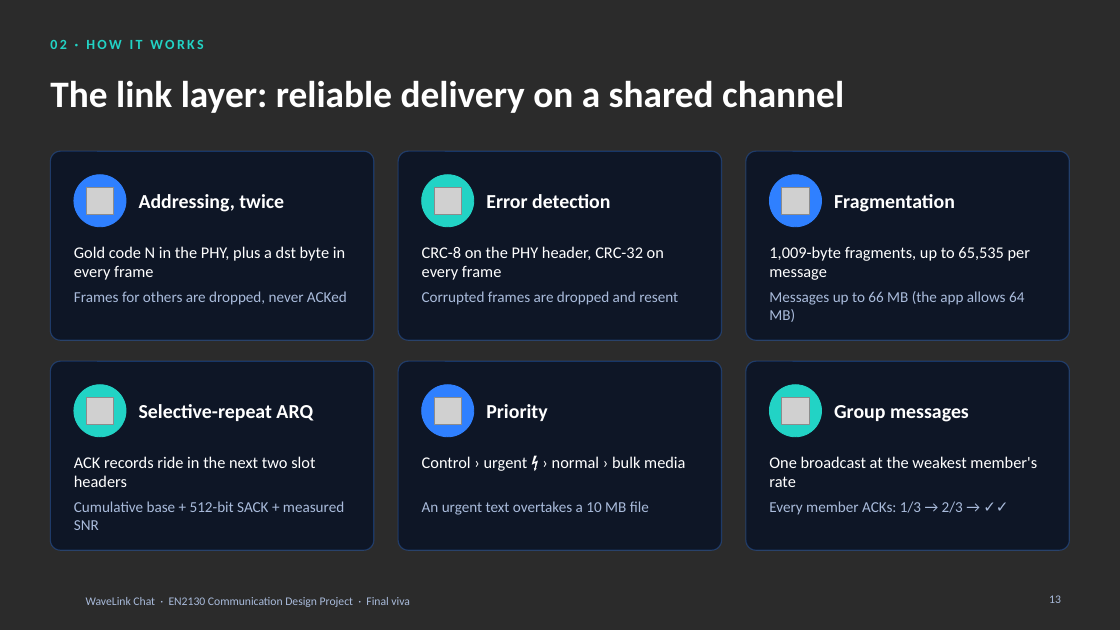
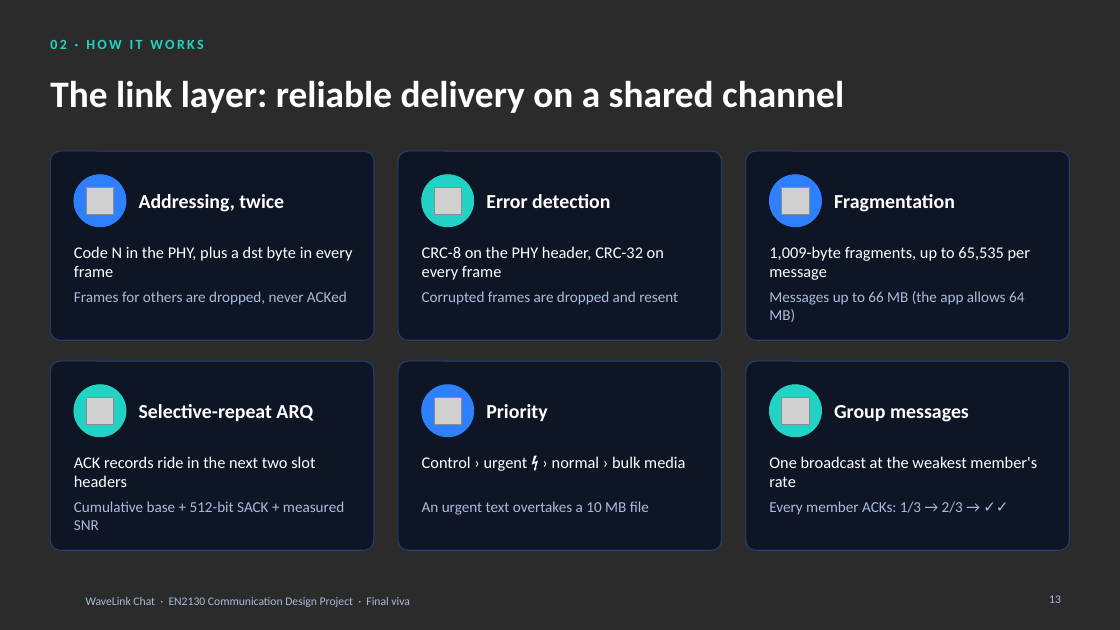
Before and after one commit to pxn-ai/WaveLink, a slide deck: slide 13 of WaveLink_App_Final/WaveLink_Chat_Final_Viva.pptx. Drawn at 1120x630 pixels with LibreOffice and Linux fonts; fonts in the diff are those of the drawing; grey boxes stand for pictures; background and template pictures are left out; a plain dark background stands for a picture behind light text. Boxes give left, top, right and bottom in pixels: in the first picture for what was removed or moved away, otherwise in the second. Text is boxed around its words. In the diff, an @@ line names an element or a change of style, - is before the commit and + after.

```diff
--- a/WaveLink_App_Final/WaveLink_Chat_Final_Viva.pptx
+++ b/WaveLink_App_Final/WaveLink_Chat_Final_Viva.pptx
@@ text at (x1=74, y1=246, x2=353, y2=277): text changed @@
-Gold code N in the PHY, plus a dst byte in every frame
+Code N in the PHY, plus a dst byte in every frame
```
Also in this commit, not shown: 22 other slides changed, 6 other files.
